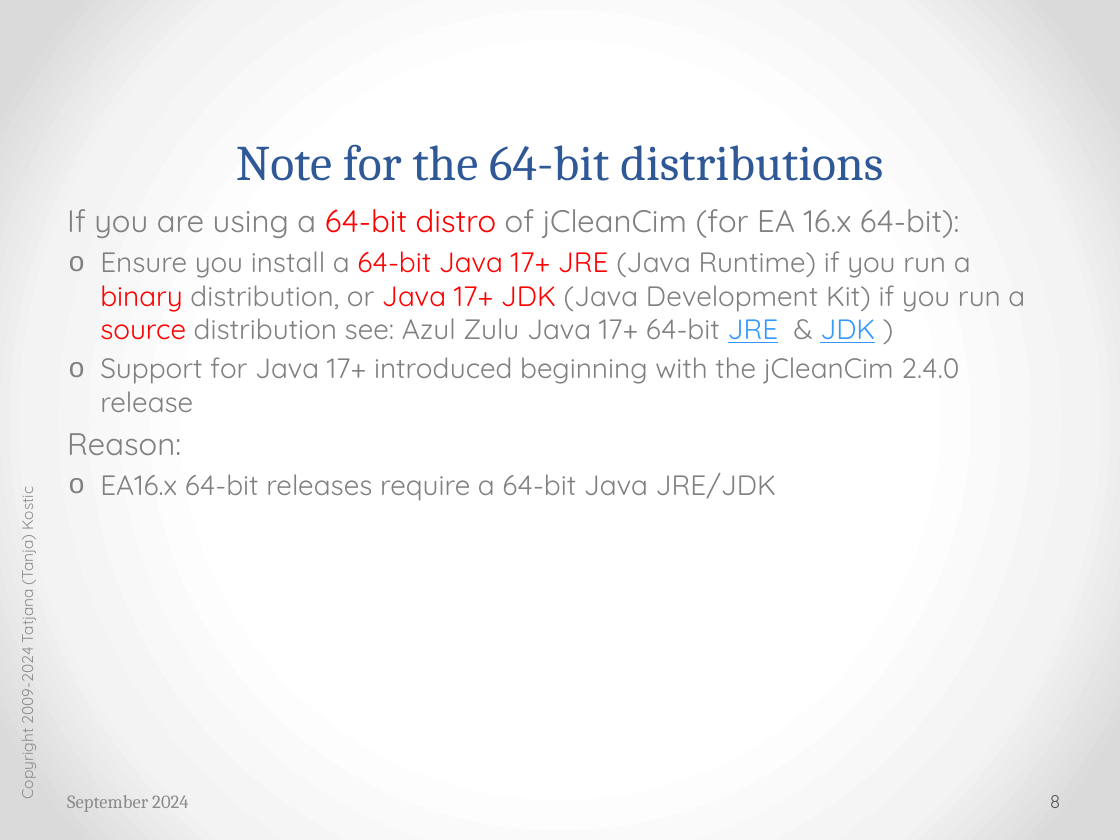
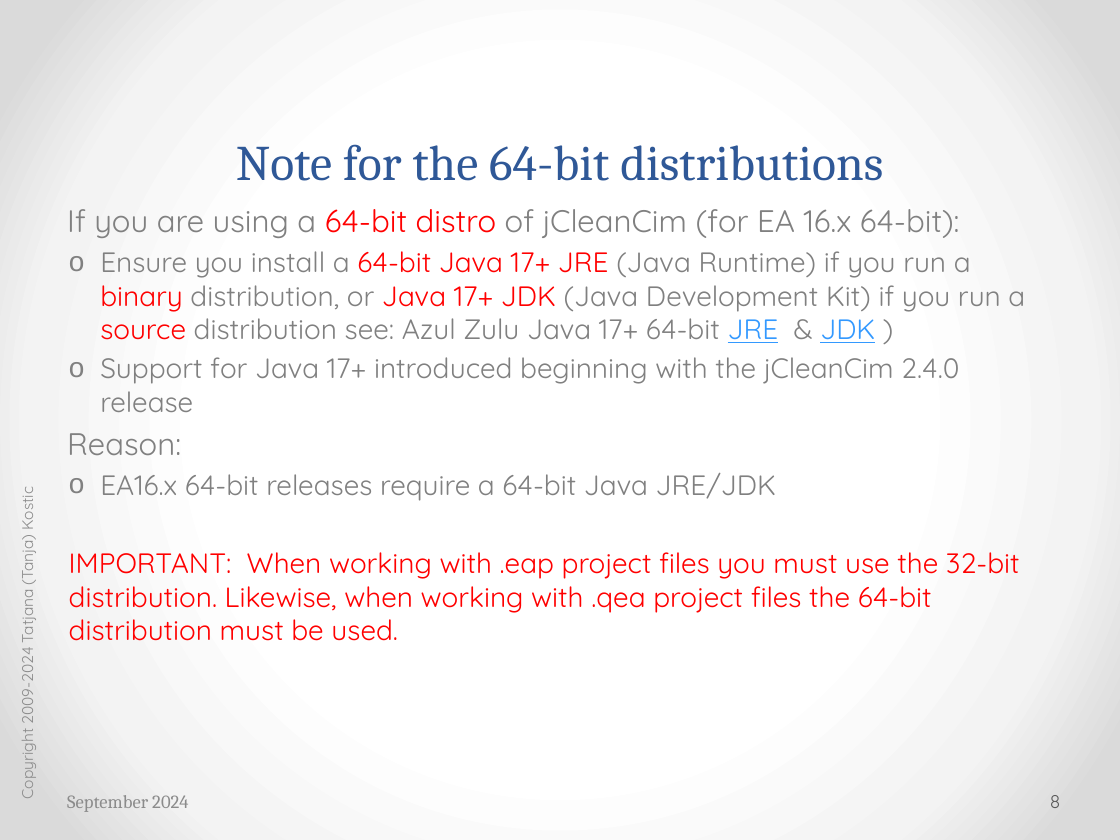
Before and after one commit to cimug-org/jCleanCim, a slide deck: slide 8 of doc/jCleanCimIntro.pptx. Drawn at 1120x840 pixels with LibreOffice and Linux fonts; fonts in the diff are those of the drawing. Boxes give left, top, right and bottom in pixels: in the first picture for what was removed or moved away, otherwise in the second. Text is boxed around its words. In the diff, an @@ line names an element or a change of style, - is before the commit and + after.

```diff
--- a/doc/jCleanCimIntro.pptx
+++ b/doc/jCleanCimIntro.pptx
@@ text at (69, 552, 1020, 641): paragraph added @@
+  IMPORTANT: When working with .eap project files you must use the 32-bit distribution. Likewise, when working with .qea project files the 64-bit distribution must be used.
```
Also in this commit, not shown: 24 other slides changed, 4 other files.
